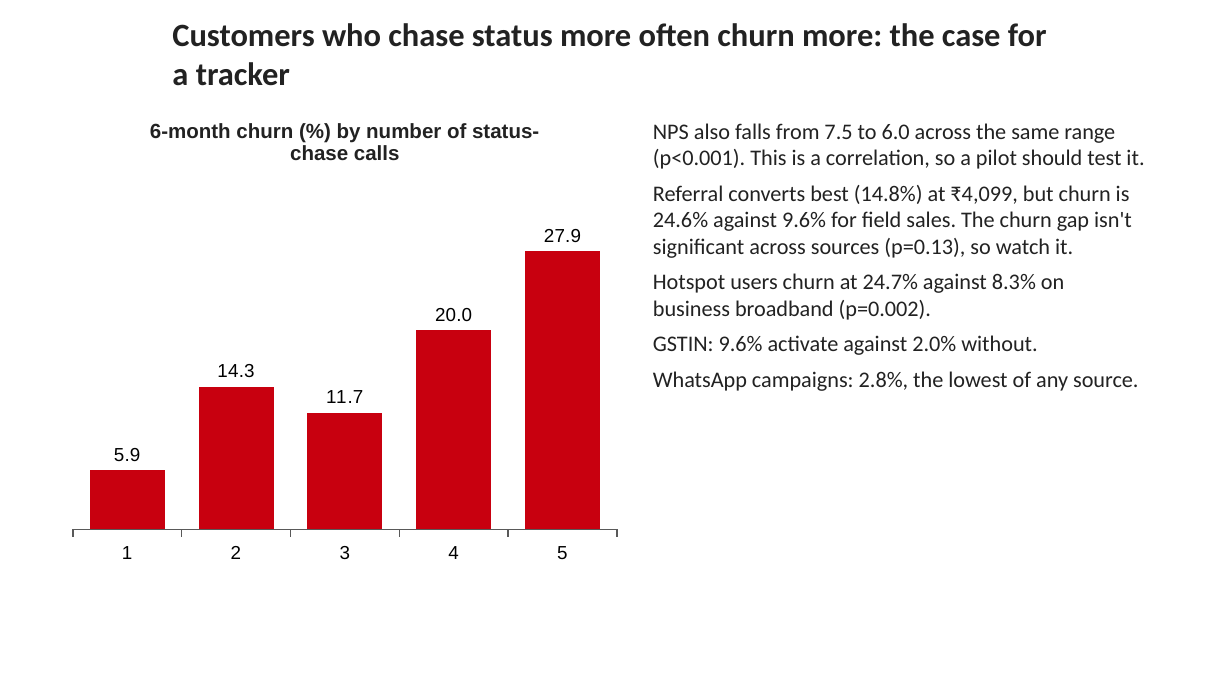
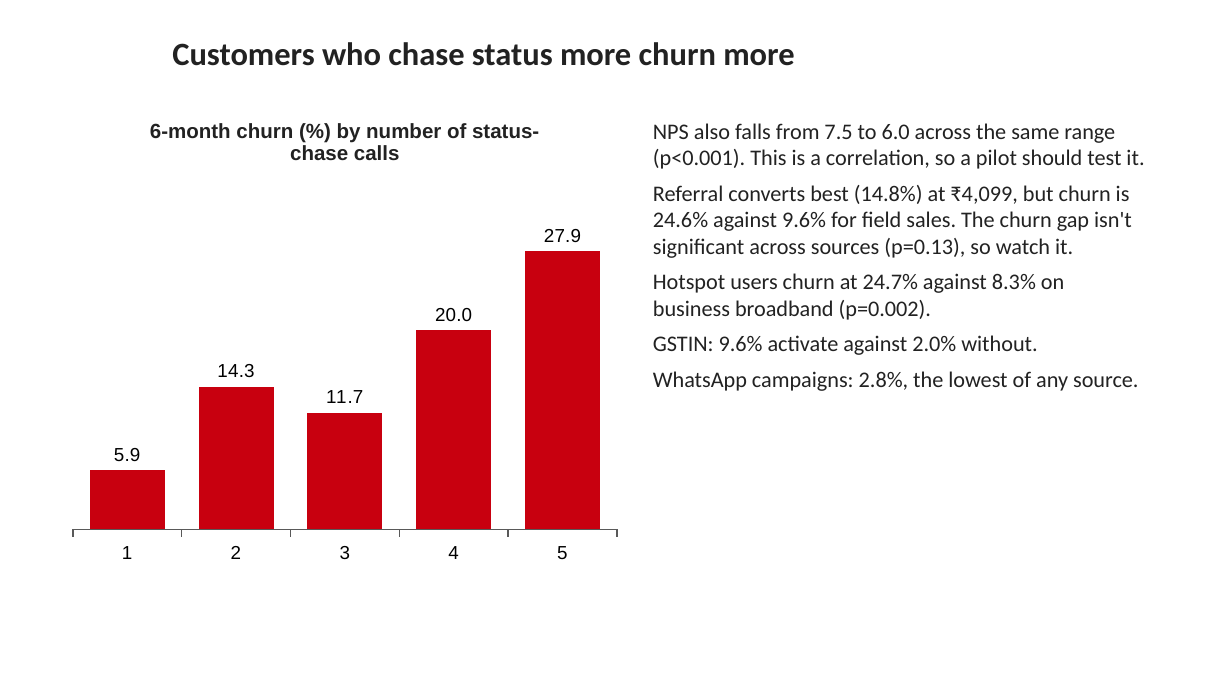
Before and after one commit to adityamalik24/udyam-digital, a slide deck: slide 7 of docs/Udyam_Digital_Business_Case.pptx. Drawn at 1232x693 pixels with LibreOffice and Linux fonts; fonts in the diff are those of the drawing; background and template pictures are left out. Boxes give left, top, right and bottom in pixels: in the first picture for what was removed or moved away, otherwise in the second. Text is boxed around its words. In the diff, an @@ line names an element or a change of style, - is before the commit and + after.

```diff
--- a/docs/Udyam_Digital_Business_Case.pptx
+++ b/docs/Udyam_Digital_Business_Case.pptx
@@ title at (172,42,794,66): text changed @@
-Customers who chase status more often churn more: the case for a tracker
+Customers who chase status more churn more
```
